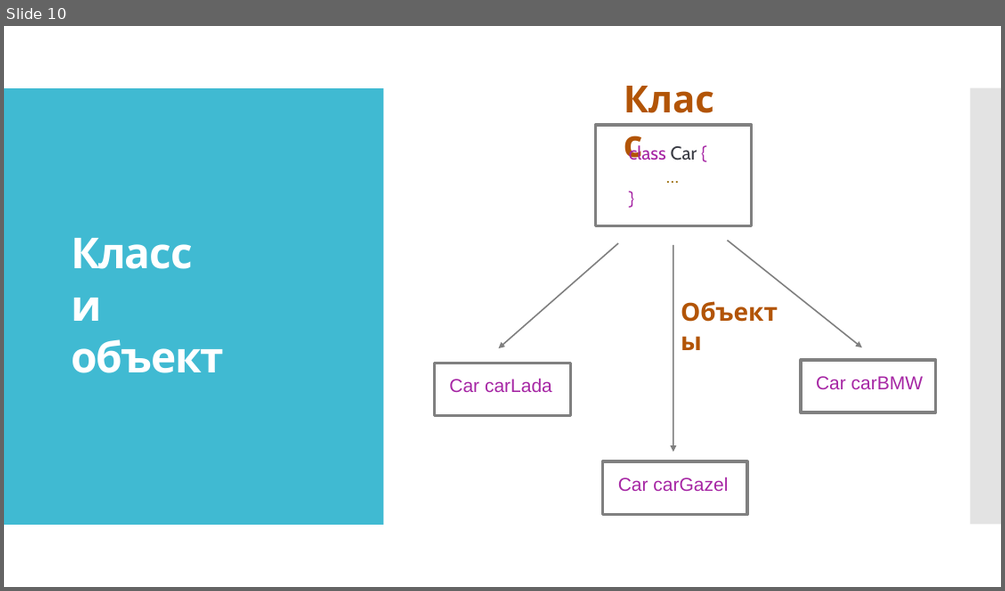
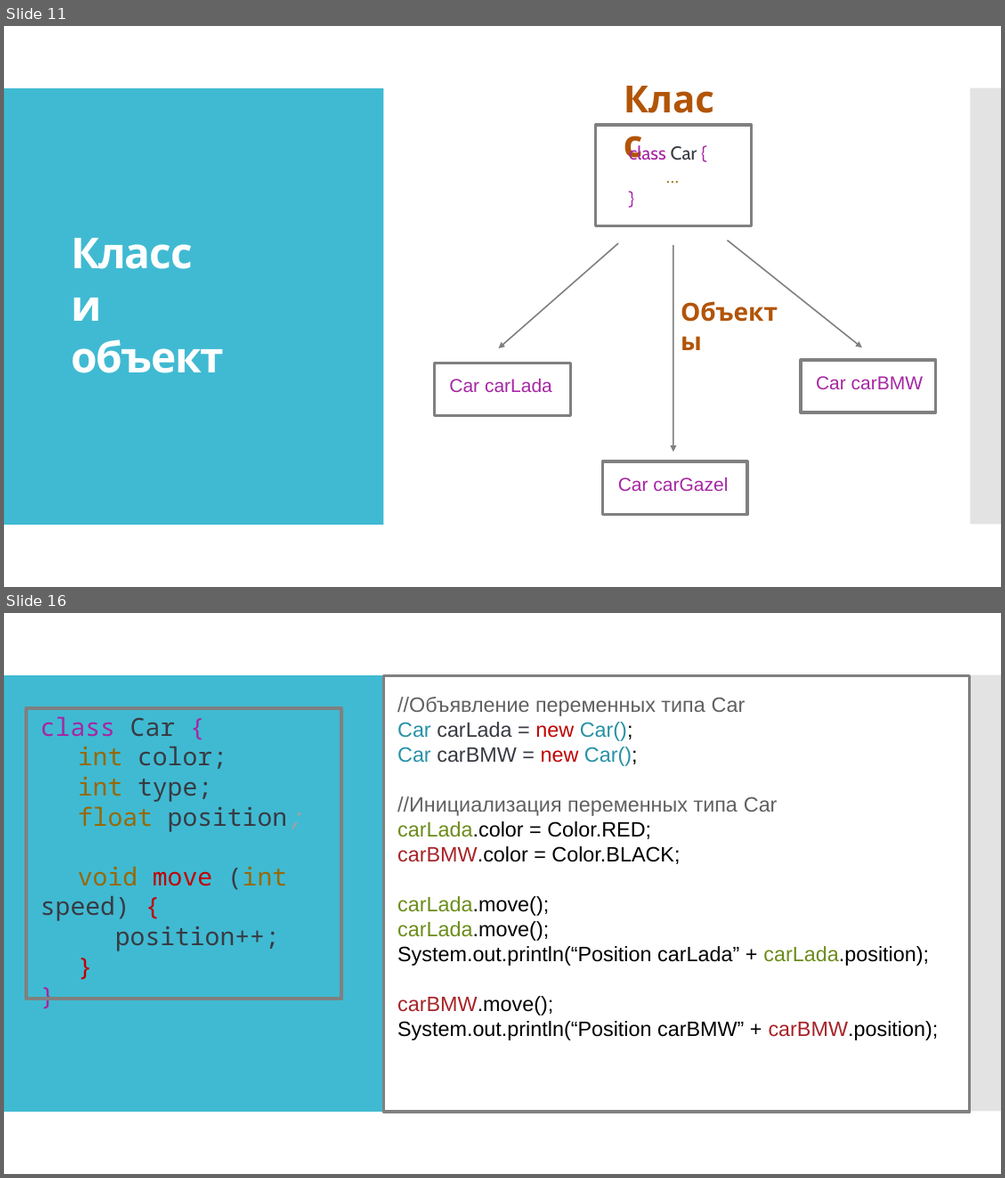
Before and after one commit to IriEfremova/LessonsCube, a slide deck: Samsung/Lesson10/OOP.pptx. Shown one above the other, each under a label of ours: slide 10 before the commit, slides 11 and 16 after it; the slides between them are not shown. The pictures are 1005x591 and 1005x1178 pixels, drawn with LibreOffice and Linux fonts; fonts in the diff are those of the drawing. Boxes give left, top, right and bottom in pixels: in the first picture for what was removed or moved away, otherwise in the second. Text is boxed around its words. In the diff, an @@ line names an element or a change of style, - is before the commit and + after.

```diff
--- a/Samsung/Lesson10/OOP.pptx
+++ b/Samsung/Lesson10/OOP.pptx
@@ slide 16 added at [4,613,1001,1174], background #FFFFFF; not listed: 2 template elements that a slide beside it also shows @@
@@ rectangle added at [4,613,1001,1174], fill #FFFFFF @@
@@ rectangle added at [4,675,384,1111], fill #40BAD2 @@
@@ rectangle added at [384,676,971,1111], outline #808080 3 pt @@
@@ rectangle added at [971,675,1001,1111], fill #C8C8C8 at 50% opacity @@
@@ rectangle added at [26,708,341,998], outline #808080 3 pt @@
@@ text added at [40,716,287,951], 24 pt, text #383A42 @@
+class Car {
+int color;
+int type;
+float position;
+void move (int speed) {
+position++;
+}
+}
@@ text added at [397,697,938,1040], 20 pt, text #000000 @@
+//Объявление переменных типа Car
+Car carLada = new Car();
+Car carBMW = new Car();
+//Инициализация переменных типа Car
+carLada.color = Color.RED;
+carBMW.color = Color.BLACK;
+carLada.move();
+carLada.move();
+System.out.println(“Position carLada” + carLada.position);
+carBMW.move();
+System.out.println(“Position carBMW” + carBMW.position);
@@ what was slide 10 is now slide 11 @@
```
Also in this commit, not shown: 3 slides changed, 5 other slides added, 9 slides removed, 1 other file.
